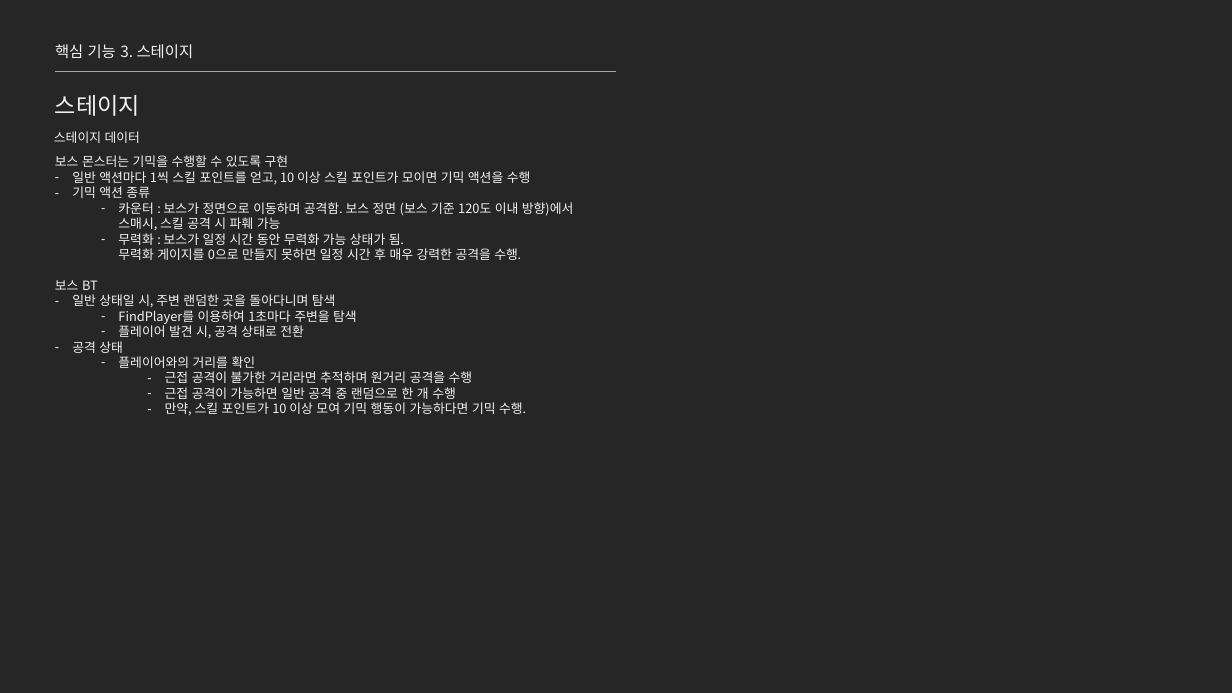
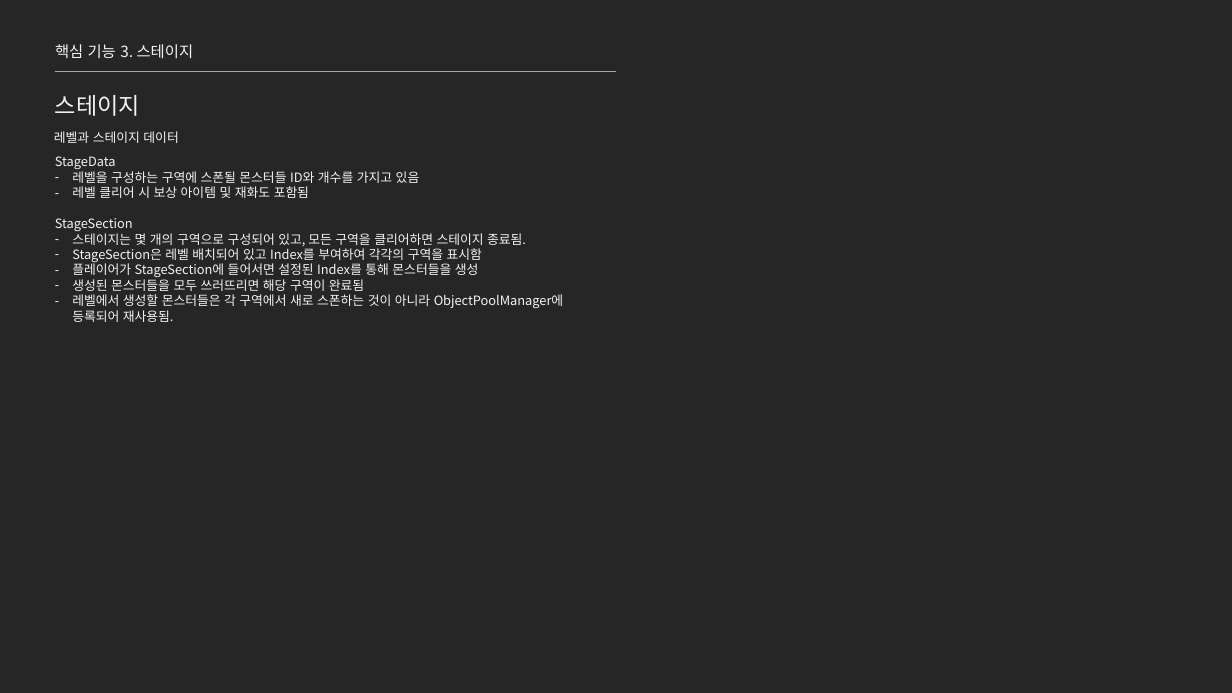
Before and after one commit to jhk0701/project-ARPGHunter, a slide deck: slide 13 of Docs/UnrealEngine_문서_김정환.pptx. Drawn at 1232x693 pixels with LibreOffice and Linux fonts; fonts in the diff are those of the drawing. Boxes give left, top, right and bottom in pixels: in the first picture for what was removed or moved away, otherwise in the second. Text is boxed around its words. In the diff, an @@ line names an element or a change of style, - is before the commit and + after.

Commit message:
Docs: 스테이지 진행 내용 정리

```diff
--- a/Docs/UnrealEngine_문서_김정환.pptx
+++ b/Docs/UnrealEngine_문서_김정환.pptx
@@ text at [54,131,178,143]: text changed @@
-스테이지 데이터
+레벨과 스테이지 데이터
@@ text at [55,156,563,322]: text changed @@
-보스 몬스터는 기믹을 수행할 수 있도록 구현
-– 일반 액션마다 1씩 스킬 포인트를 얻고, 10 이상 스킬 포인트가 모이면 기믹 액션을 수행
-– 기믹 액션 종류
-  – 카운터 : 보스가 정면으로 이동하며 공격함. 보스 정면 (보스 기준 120도 이내 방향)에서 스매시, 스킬 공격 시 파훼 가능
-  – 무력화 : 보스가 일정 시간 동안 무력화 가능 상태가 됨.
-    무력화 게이지를 0으로 만들지 못하면 일정 시간 후 매우 강력한 공격을 수행.
-보스 BT
-– 일반 상태일 시, 주변 랜덤한 곳을 돌아다니며 탐색
-  – FindPlayer를 이용하여 1초마다 주변을 탐색
-  – 플레이어 발견 시, 공격 상태로 전환
-– 공격 상태
-  – 플레이어와의 거리를 확인
-    – 근접 공격이 불가한 거리라면 추적하며 원거리 공격을 수행
-    – 근접 공격이 가능하면 일반 공격 중 랜덤으로 한 개 수행
-    – 만약, 스킬 포인트가 10 이상 모여 기믹 행동이 가능하다면 기믹 수행.
+StageData
+– 레벨을 구성하는 구역에 스폰될 몬스터들 ID와 개수를 가지고 있음
+– 레벨 클리어 시 보상 아이템 및 재화도 포함됨
+StageSection
+– 스테이지는 몇 개의 구역으로 구성되어 있고, 모든 구역을 클리어하면 스테이지 종료됨.
+– StageSection은 레벨 배치되어 있고 Index를 부여하여 각각의 구역을 표시함
+– 플레이어가 StageSection에 들어서면 설정된 Index를 통해 몬스터들을 생성
+– 생성된 몬스터들을 모두 쓰러뜨리면 해당 구역이 완료됨
+– 레벨에서 생성할 몬스터들은 각 구역에서 새로 스폰하는 것이 아니라 ObjectPoolManager에 등록되어 재사용됨.
```
Also in this commit, not shown: 1 other slide changed, 1 slide added.
